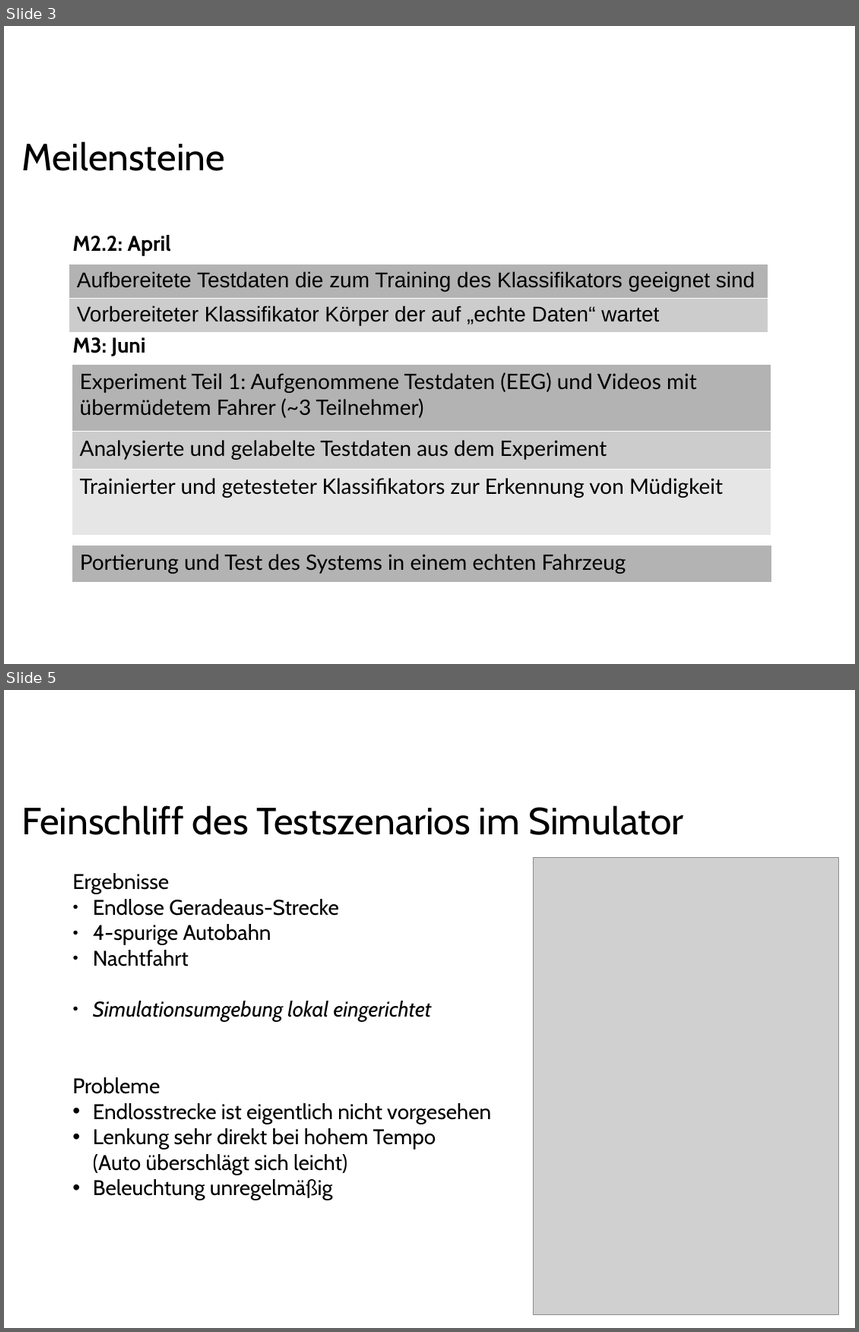
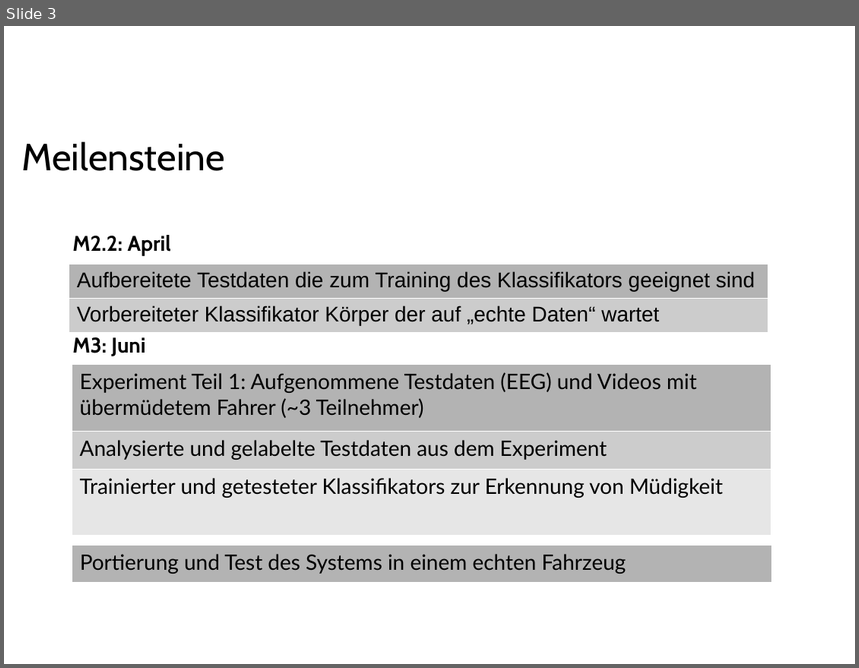
Before and after one commit to ppasler/current-adas, a slide deck: project/Zwischenstand.odp. Shown one above the other, each under a label of ours: slides 3 and 5 before the commit, slide 3 after it; the slides between them are not shown. The pictures are 859x1332 and 859x668 pixels, drawn with LibreOffice and Linux fonts; fonts in the diff are those of the drawing; grey boxes stand for pictures; background and template pictures are left out. Boxes give left, top, right and bottom in pixels: in the first picture for what was removed or moved away, otherwise in the second. Text is boxed around its words. In the diff, an @@ line names an element or a change of style, - is before the commit and + after.

```diff
--- a/project/Zwischenstand.odp
+++ b/project/Zwischenstand.odp
@@ slide 5 removed at (4, 690, 855, 1328), background #FFFFFF @@
@@ text removed at (22, 806, 683, 835) @@
-Feinschliff des Testszenarios im Simulator
@@ picture removed at (534, 858, 839, 1315) @@
@@ text removed at (72, 873, 491, 1201) @@
-Ergebnisse
-● Endlose Geradeaus-Strecke
-● 4-spurige Autobahn
-● Nachtfahrt
-● Simulationsumgebung lokal eingerichtet
-Probleme
-• Endlosstrecke ist eigentlich nicht vorgesehen
-• Lenkung sehr direkt bei hohem Tempo
-  (Auto überschlägt sich leicht)
-• Beleuchtung unregelmäßig
```
Also in this commit, not shown: 5 slides changed, 4 slides added, 3 other slides removed, 6 other files.
